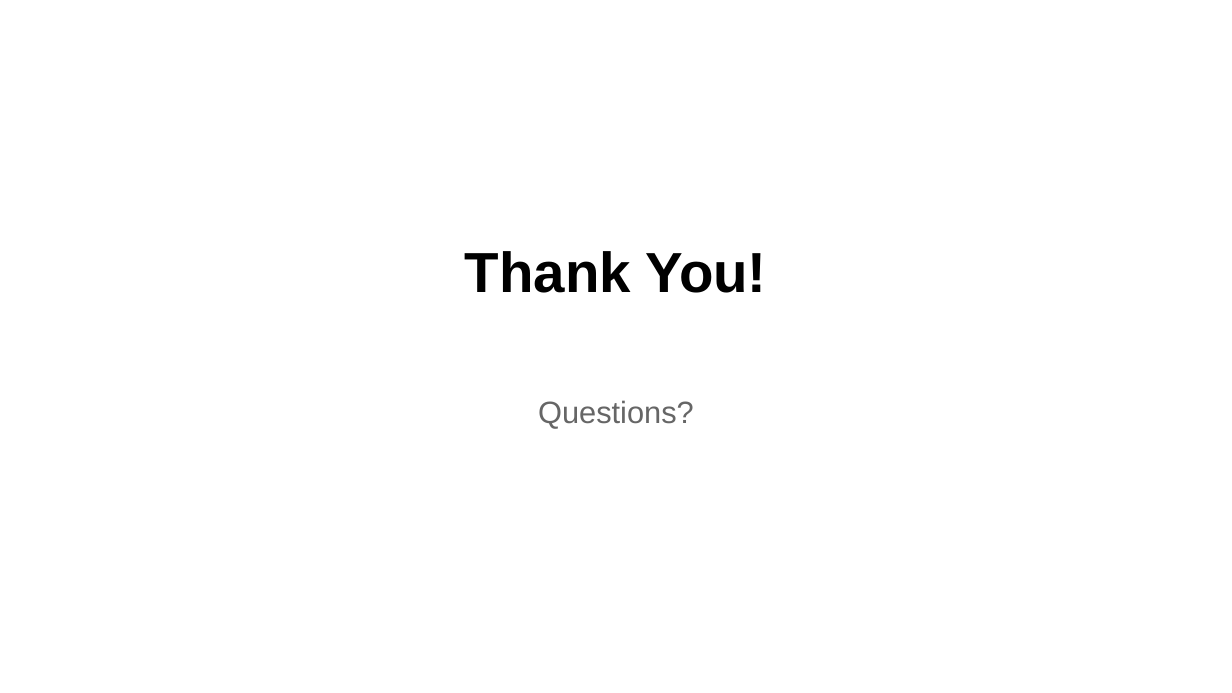
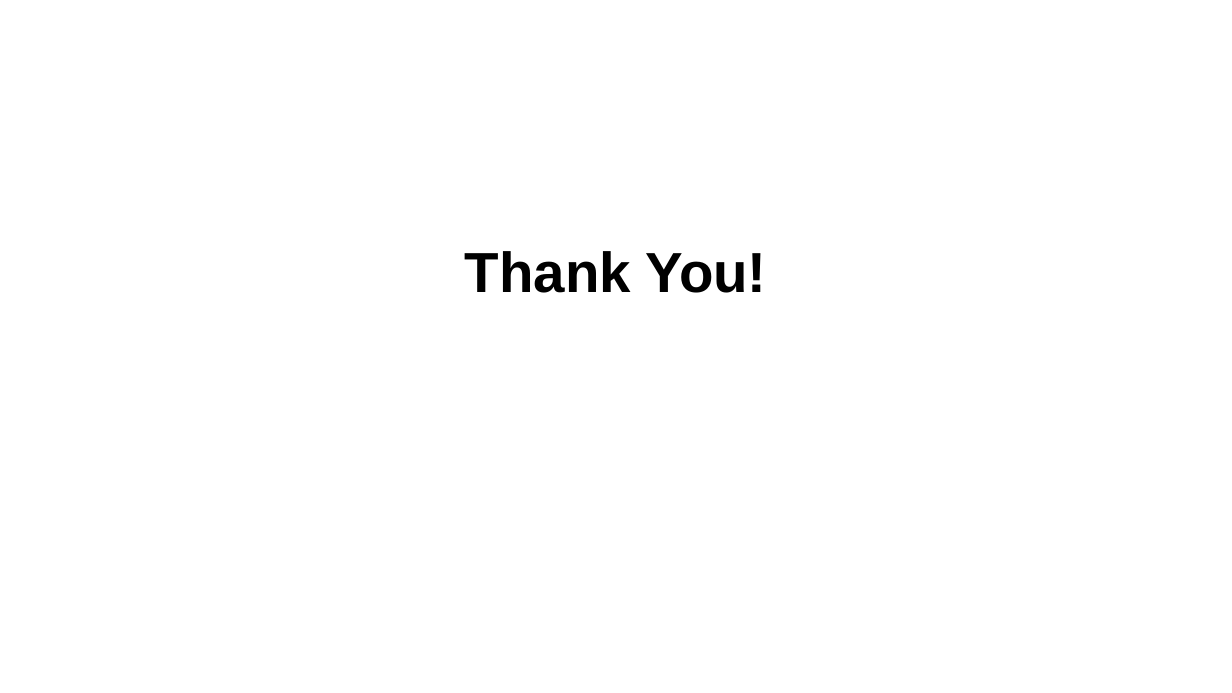
Before and after one commit to nasimpc/Robot-Navigation-Anomaly-Detection-and-Causal-Analysis, a slide deck: slide 19 of assignment3/Team2_Presentation.pptx. Drawn at 1232x693 pixels with LibreOffice and Linux fonts; fonts in the diff are those of the drawing. Boxes give left, top, right and bottom in pixels: in the first picture for what was removed or moved away, otherwise in the second. Text is boxed around its words. In the diff, an @@ line names an element or a change of style, - is before the commit and + after.

```diff
--- a/assignment3/Team2_Presentation.pptx
+++ b/assignment3/Team2_Presentation.pptx
@@ text removed at [538,400,694,429] @@
-Questions?
```
Also in this commit, not shown: 1 other slide changed, 2 slides added, 2 slides removed, 1 other file.
